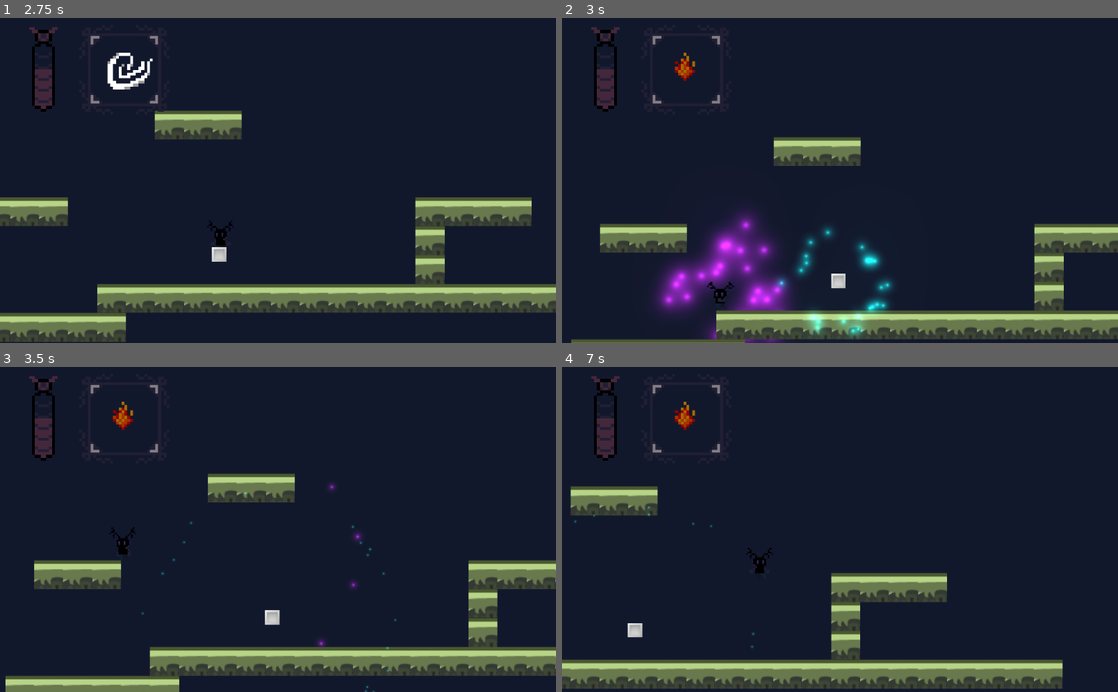
Above: before the commit, frames 1-4 (two rows, left to right).
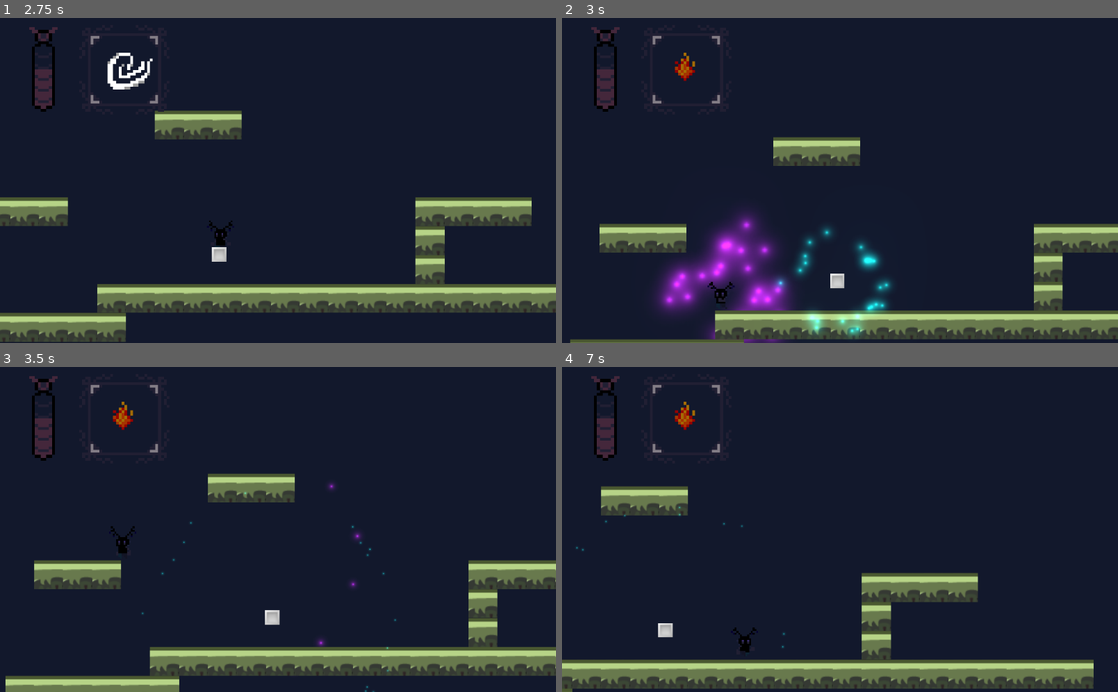
Above: after the commit, the same moments.

Repository: RPI-GameJamTeam/GodotProject
Game: Godot game, scene res://Scenes/MainScene.tscn
The game is run twice, just before and just after one commit, with the same random seed, the same clock (stepped at 60 frames per second) and the same inputs.
Inputs:
- Up to frame 1 (2.75 s): hold W (up) 0.53-2.03 s; tap Space (jump) at 0.6, 0.77, 1.07, 1.52, 1.55, 1.82, 2.1 s; tap Shift (dash) at 1.35 s; hold A (left) from 2.03 s (still down)
- Up to frame 2 (3 s): keep holding A (left); tap Shift (dash) at 2.85 s
- Up to frame 3 (3.5 s): keep holding A (left); tap Space (jump) at 3.02, 3.05, 3.32 s
- Up to frame 4 (7 s): release A (left) at 3.53 s; hold S (down) 3.53-4.28 s; tap Space (jump) at 3.6, 3.77, 4.07, 4.52, 4.55, 4.82, 5.1, 6.02, 6.05, 6.32, 6.6, 6.77 s; hold D (right) 4.28-5.03 s; tap Shift (dash) at 4.35, 5.85 s; hold W (up) 5.03-5.78 s; hold D (right) from 5.78 s (still down)

Frame 1 is identical in both runs. In frame 2, 0.8% of the frame differs, in the area x 1-99%, y 36-100%; in frame 3, less than 0.1%; in frame 4, 5.6%, in the area x 0-96%, y 36-100%.

Commit message:
Water Move

Diff:
--- a/Game Jam/Scenes/Player.tscn
+++ b/Game Jam/Scenes/Player.tscn
@@ -85,6 +85,7 @@
 texture = ExtResource( 4 )
 
 [node name="AnimatedSprite" parent="." instance=ExtResource( 1 )]
+frame = 1
 
 [node name="StateMachine" type="Node2D" parent="."]
 script = ExtResource( 5 )
--- a/Game Jam/Scripts/PickUp.gd
+++ b/Game Jam/Scripts/PickUp.gd
@@ -1,7 +1,7 @@
 extends Area2D
 
 enum ElementState { PARTICLE, WATER, FIRE, AIR, EARTH }
-var type = ElementState.FIRE
+var type = ElementState.WATER
 
 func _on_PickUp_body_entered(body):
 	if body.is_in_group("Player"):
--- a/Game Jam/Scripts/WaterMove.gd
+++ b/Game Jam/Scripts/WaterMove.gd
@@ -1,3 +1,45 @@
 extends Node2D
 
+var player
+
 var is_active : bool = false
+
+var velocity : Vector2
+
+func _ready():
+	player = get_parent().get_parent()
+
+func _physics_process(delta):
+	if !is_active:
+		return null
+
+	var walk = player.input.x * player.WALK_FORCE
+
+	# slow the player down while not moving
+	if abs(walk) < player.WALK_FORCE * 0.2 or (velocity.x > 0 and player.input.x < 0) or (velocity.x < 0 and player.input.x > 0):
+		velocity.x = move_toward(velocity.x, 0, player.STOP_FORCE * delta * 4)
+	else:
+		velocity.x += walk * delta
+		player.get_node("AnimatedSprite").play("run")
+
+	if walk < 0:
+		player.get_node("AnimatedSprite").scale.x = -1
+	elif walk > 0:
+		player.get_node("AnimatedSprite").scale.x = 1
+	elif walk == 0 and get_parent().on_floor:
+		player.get_node("AnimatedSprite").play("idle")
+
+	if !get_parent().on_floor:
+		if velocity.y < 0:
+			player.get_node("AnimatedSprite").play("jump")
+		else:
+			player.get_node("AnimatedSprite").play("fall")
+
+	# clamp velocity
+	velocity.x = clamp(velocity.x, -player.WALK_MAX_SPEED, player.WALK_MAX_SPEED)
+
+	# apply gravity
+	velocity.y += player.gravity * 4 * delta * 2
+
+	# move
+	velocity = player.move_and_slide_with_snap(velocity, Vector2.DOWN, Vector2.UP)
